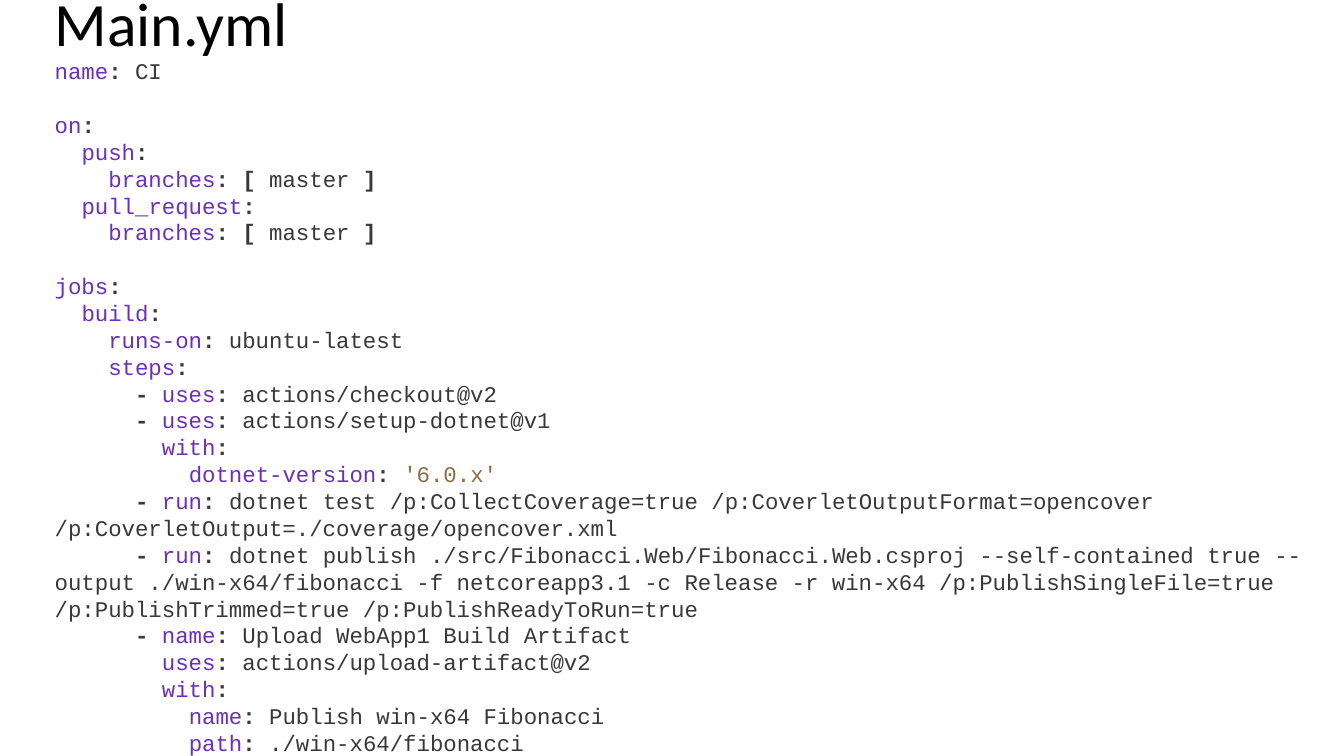
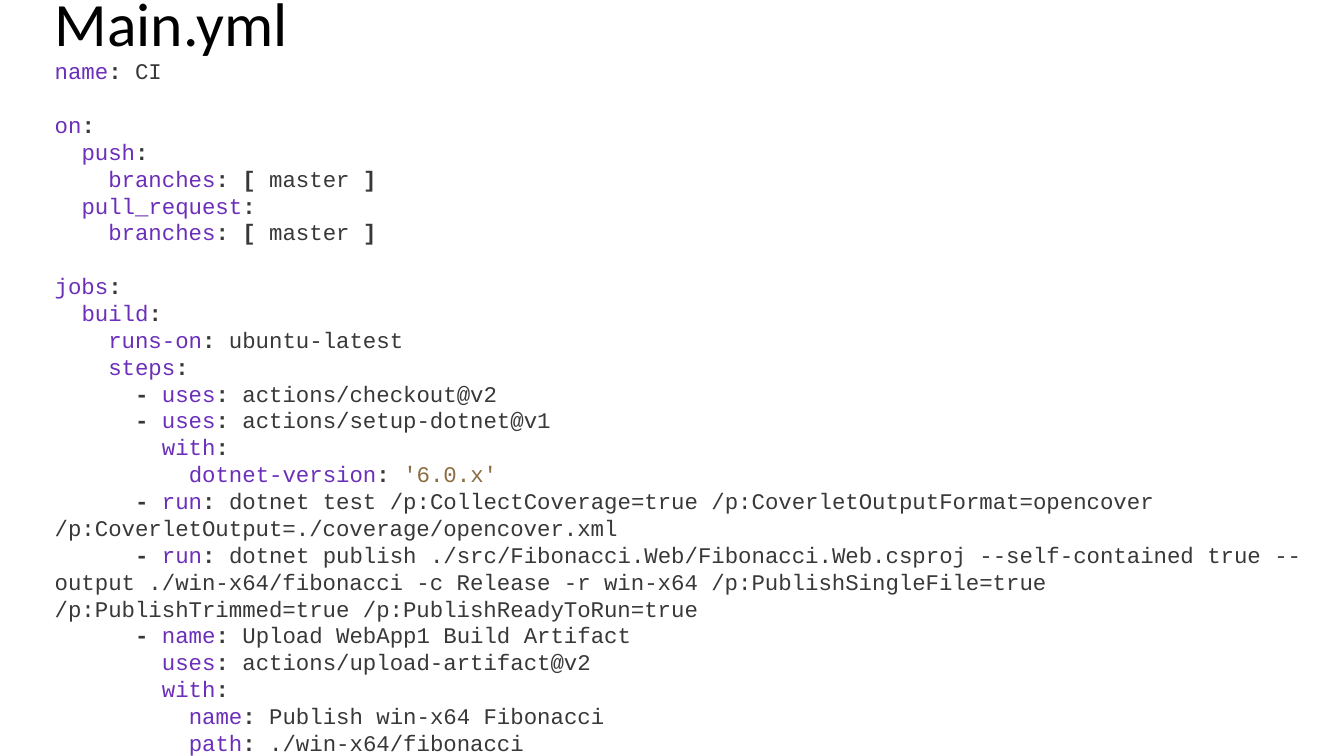
Before and after one commit to guillaume-chervet/course.dotnet, a slide deck: slide 110 of documentations/dotnet6.pptx (slide 109 before the commit). Drawn at 1344x756 pixels with LibreOffice and Linux fonts; fonts in the diff are those of the drawing. Boxes give left, top, right and bottom in pixels: in the first picture for what was removed or moved away, otherwise in the second. Text is boxed around its words. In the diff, an @@ line names an element or a change of style, - is before the commit and + after.

Commit message:
update

```diff
--- a/documentations/dotnet6.pptx
+++ b/documentations/dotnet6.pptx
@@ text at <box>55,64,1261,725</box>: text changed @@
-name: CI
-on:
-push:
-branches: [ master ]
-pull_request:
-branches: [ master ]
-jobs:
-build:
-runs-on: ubuntu-latest
-steps:
-- uses: actions/checkout@v2
-- uses: actions/setup-dotnet@v1
-with:
-dotnet-version: '6.0.x'
-- run: dotnet test /p:CollectCoverage=true /p:CoverletOutputFormat=opencover /p:CoverletOutput=./coverage/opencover.xml
-- run: dotnet publish ./src/Fibonacci.Web/Fibonacci.Web.csproj --self-contained true --output ./win-x64/fibonacci -f netcoreapp3.1 -c Release -r win-x64 /p:PublishSingleFile=true /p:PublishTrimmed=true /p:PublishReadyToRun=true
-- name: Upload WebApp1 Build Artifact
-uses: actions/upload-artifact@v2
-with:
-name: Publish win-x64 Fibonacci
-path: ./win-x64/fibonacci
+name: CI
+on:
+push:
+branches: [ master ]
+pull_request:
+branches: [ master ]
+jobs:
+build:
+runs-on: ubuntu-latest
+steps:
+- uses: actions/checkout@v2
+- uses: actions/setup-dotnet@v1
+with:
+dotnet-version: '6.0.x'
+- run: dotnet test /p:CollectCoverage=true /p:CoverletOutputFormat=opencover /p:CoverletOutput=./coverage/opencover.xml
+- run: dotnet publish ./src/Fibonacci.Web/Fibonacci.Web.csproj --self-contained true --output ./win-x64/fibonacci -c Release -r win-x64 /p:PublishSingleFile=true /p:PublishTrimmed=true /p:PublishReadyToRun=true
+- name: Upload WebApp1 Build Artifact
+uses: actions/upload-artifact@v2
+with:
+name: Publish win-x64 Fibonacci
+path: ./win-x64/fibonacci
```
Also in this commit, not shown: 1 other slide changed, 1 slide added.
